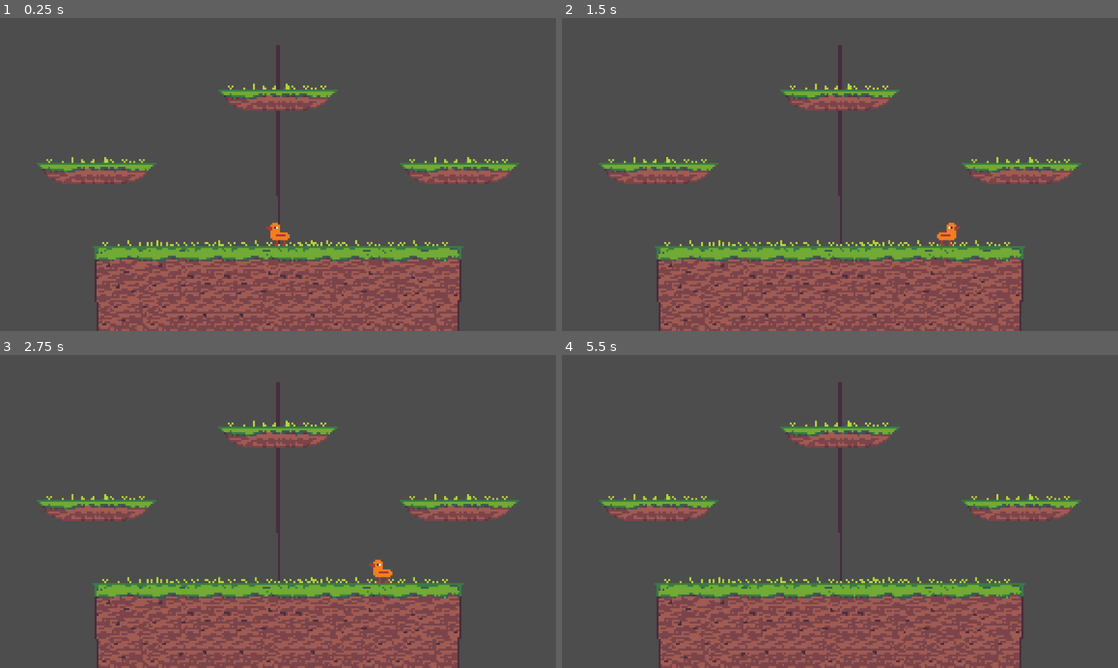
Above: before the commit, frames 1-4 (two rows, left to right).
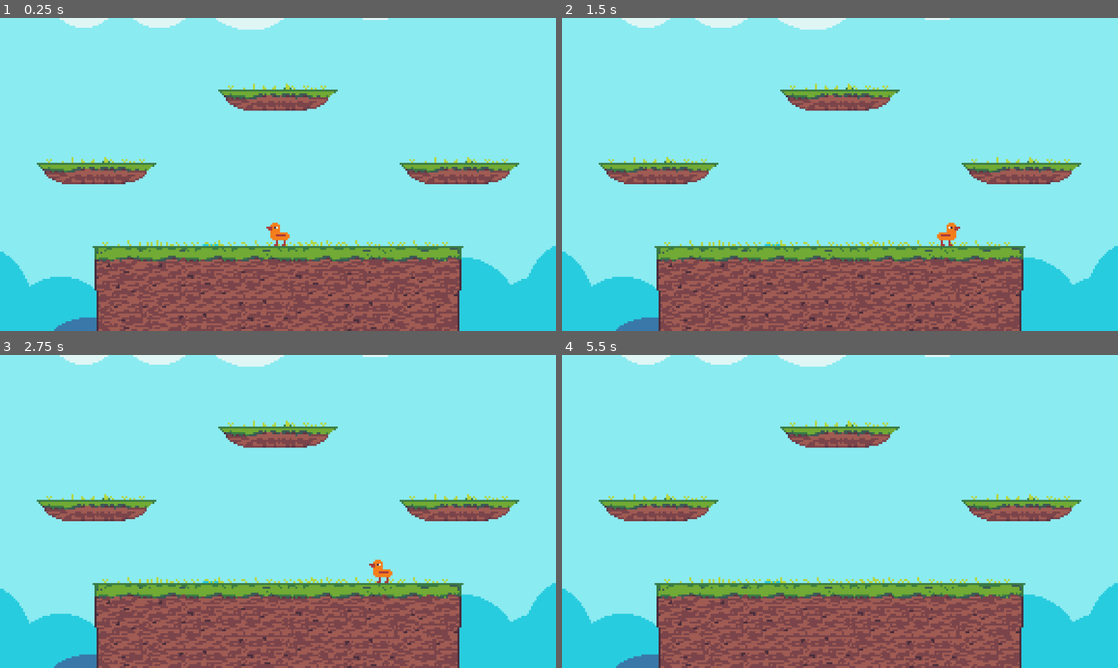
Above: after the commit, the same moments.

Repository: Shuflduf/Goose-Fight-Real
Game: Godot game, scene res://world.tscn
Two runs of this game, one before a commit and one after it. Both use one fixed random seed, a clock stepped at 60 frames per second and the inputs below.
Inputs:
- Up to frame 1 (0.25 s): no input
- Up to frame 2 (1.5 s): tap Enter at 0.5 s; hold Right (right) from 0.53 s (still down); tap Z (jump) at 0.77 s
- Up to frame 3 (2.75 s): tap Z (jump) at 1.52 s; release Right (right) at 2.03 s; hold Left (left) from 2.03 s (still down)
- Up to frame 4 (5.5 s): release Left (left) at 2.78 s; hold Right (right) 2.78-4.28 s; tap Z (jump) at 3.02, 3.77, 4.52 s; hold Left (left) 4.28-5.03 s; hold Right (right) from 5.03 s (still down)

The runs differ from the first frame. In frame 1, 81% of the frame differs, in the area x 0-100%, y 0-100%; in frame 2, 81%; in frame 3, 81%; in frame 4, 81%.

Commit message:
added very very very very very very basic and boring and shit background

Diff:
--- a/world.tscn
+++ b/world.tscn
@@ -1,8 +1,9 @@
-[gd_scene load_steps=8 format=3 uid="uid://cb26isyjfuqo1"]
+[gd_scene load_steps=9 format=3 uid="uid://cb26isyjfuqo1"]
 
 [ext_resource type="PackedScene" uid="uid://difolhje4qshv" path="res://player.tscn" id="2_tlwt5"]
 [ext_resource type="Texture2D" uid="uid://lfh2o51u2inl" path="res://Sprites/arena.png" id="3_aqk2v"]
 [ext_resource type="Texture2D" uid="uid://bnxos6ffnfhr2" path="res://roa.png" id="3_tlwt5"]
+[ext_resource type="Texture2D" uid="uid://bnlyeivt0qw2a" path="res://Sprites/arena_bg.png" id="4_aqk2v"]
 
 [sub_resource type="SegmentShape2D" id="SegmentShape2D_tlwt5"]
 a = Vector2(-380, 148)
@@ -36,9 +37,17 @@
 [node name="Arena" type="Node2D" parent="."]
 
 [node name="Arena" type="Sprite2D" parent="Arena"]
-position = Vector2(0, 30)
+position = Vector2(0, 28)
 scale = Vector2(4, 4)
 texture = ExtResource("3_aqk2v")
+
+[node name="ParallaxBackground" type="ParallaxBackground" parent="Arena"]
+
+[node name="ParallaxLayer" type="ParallaxLayer" parent="Arena/ParallaxBackground"]
+
+[node name="ArenaBg" type="Sprite2D" parent="Arena/ParallaxBackground/ParallaxLayer"]
+scale = Vector2(4, 4)
+texture = ExtResource("4_aqk2v")
 
 [node name="StaticBody2D2" type="StaticBody2D" parent="Arena"]
 collision_mask = 0
Binary file changed: Sprites/arena.aseprite
Binary file changed: Sprites/arena.png
Binary file added: Sprites/arena_bg.png
Not shown, added: Sprites/arena_bg.png.import
